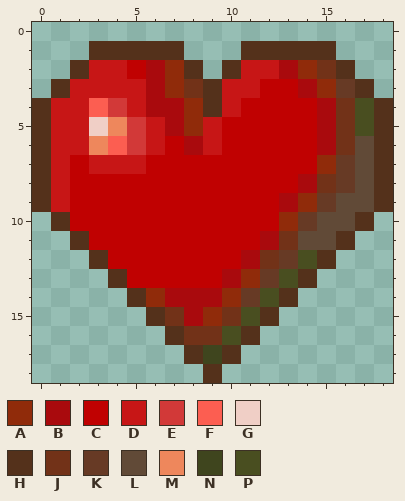
One commit to this pixel-art sprite: graphics/sprite/heart.png. The picture above is the old version.
Rulers count pixels.
Palette (. is transparent): A #902b0a  B #a90a0d  C #c00101  D #c71616  E #d23938  F #fc5e51  G #f0cfc6  H #54311b  J #723218  K #673a25  L #614a37  M #ee875c  N #3f451e  P #494e20
Pixels before, first column x 0:
 1 ...HHHHH...HHHHH...
 2 ..HDDCBAH.HDDBAJH..
 3 .HDDDDBAJHDDCCBAKH.
 4 HDDFEDBBAHDCCCCBJPH
 5 HDDGMEDBADCCCCCBJPH
 6 HDDMFEDCBDCCCCCBJLH
 7 HDCDDDCCCCCCCCCAKLH
 8 HDCCCCCCCCCCCCBJKLH
 9 HDCCCCCCCCCCCBAKLLH
10 .HCCCCCCCCCCCAKLLH.
11 ..HCCCCCCCCCBJLLH..
12 ...HCCCCCCCBJKPH...
13 ....HCCCCCBAKPH....
14 .....HABBBAKPH.....
15 ......HJBAJPH......
16 .......HJJPH.......
17 ........HNH........
18 .........H.........
Now the later version:
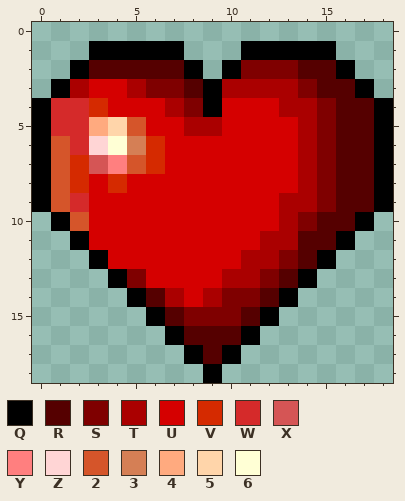
Colours new in this view: Q #000000  R #550000  S #7f0000  T #aa0000  U #d50000  V #d52a00  W #d52a2a  X #d55555  Y #ff7f7f  Z #ffd5d5  2 #d5552a  3 #d57f55  4 #ffaa7f  5 #ffd5aa  6 #ffffd5
The exact change:
file 76x76 -> 19x19 pixels (blocks of 4x4 -> 1x1; one block is one cell here)
Changed rows in their new state; - is an unchanged pixel.
first column x 0:
 1 ---QQQQQ---QQQQQ---
 2 --QRRRRRQ-QSSSRRQ--
 3 -QTUUTSSRQTTTTSRRQ-
 4 QWWVUUUTSQUUUTTSRRQ
 5 QWW452UUTTUUUUTSRRQ
 6 Q2WZ63VUUUUUUUTSRRQ
 7 Q2VXY2VUUUUUUUTSRRQ
 8 Q2VUVUUUUUUUUUTSRRQ
 9 Q2WUUUUUUUUUUTTSRRQ
10 -Q2UUUUUUUUUUTSRRQ-
11 --QUUUUUUUUUTTRRQ--
12 ---QUUUUUUUTTSRQ---
13 ----QSUUUUTTSRQ----
14 -----QRTUTSSRQ-----
15 ------QRSSSRQ------
16 -------QRRRQ-------
17 --------QRQ--------
18 ---------Q---------
Where, in picture pixels (left, top, right, bottom), the same in both pictures:
changed: (32, 41, 393, 383)
